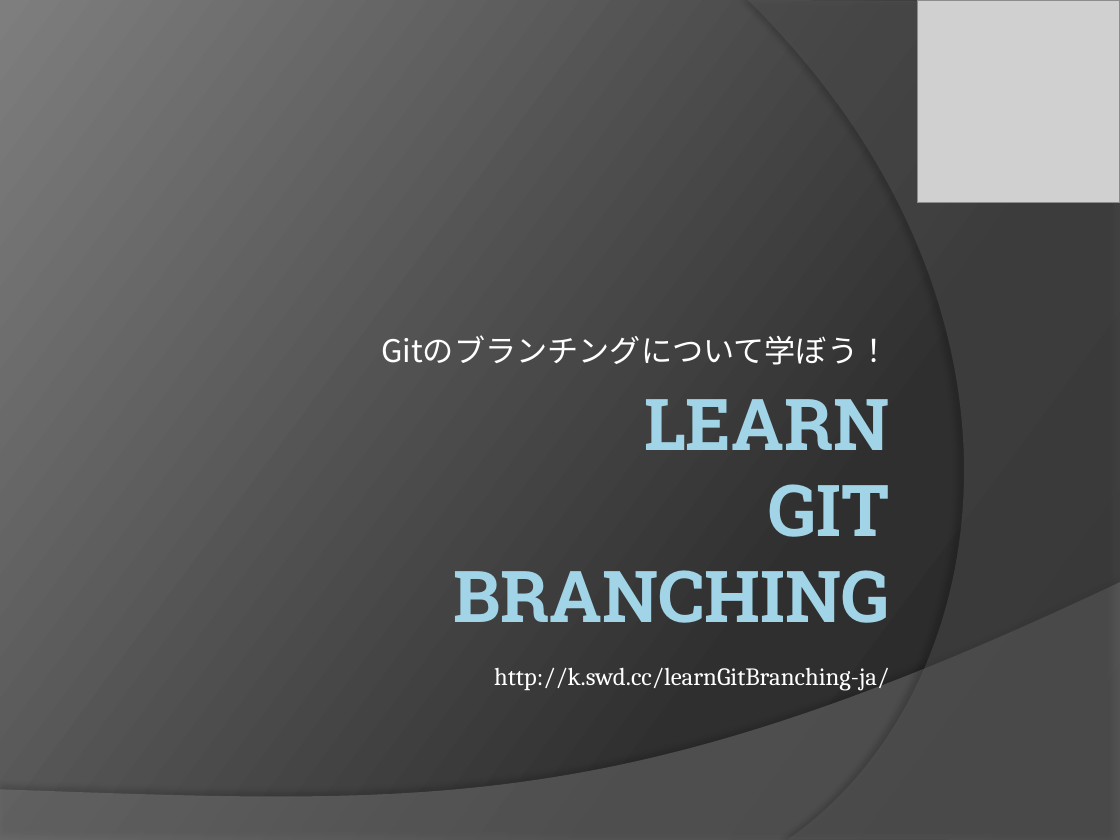
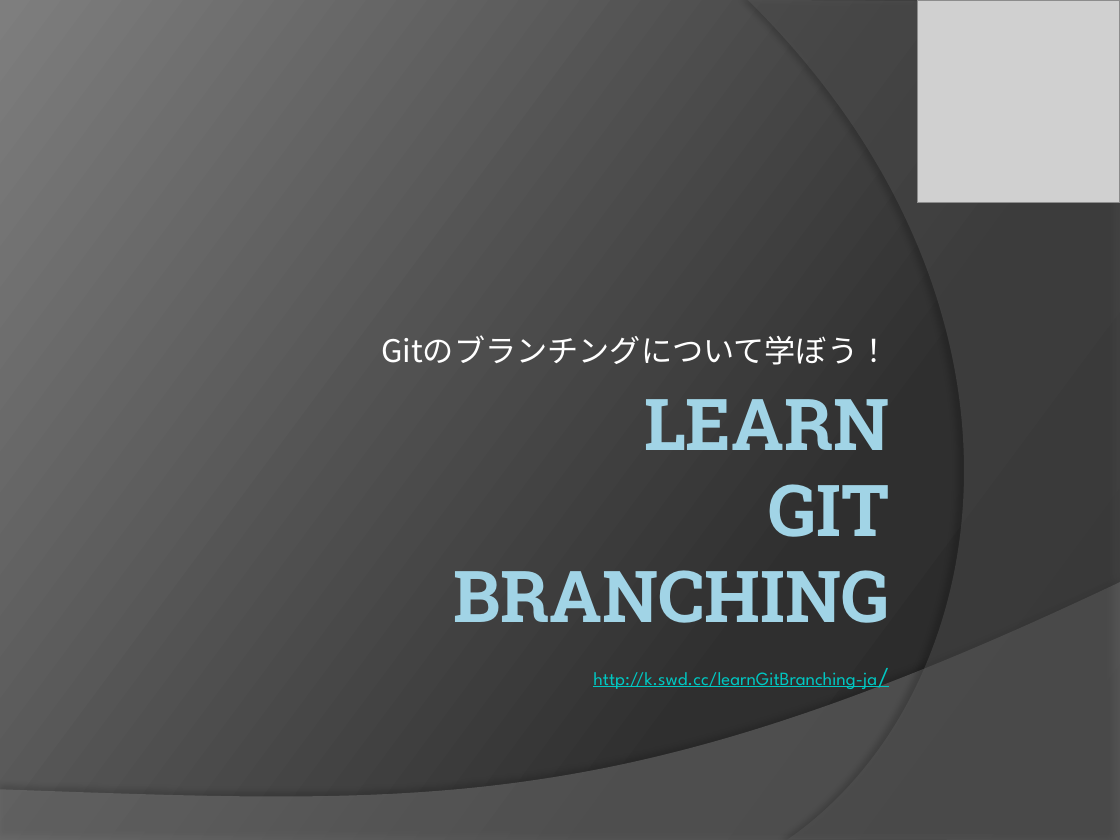
Before and after one commit to MeeTheCat/ichiji-okiba, a slide deck: slide 1 of LearnGitBranching.pptx. Drawn at 1120x840 pixels with LibreOffice and Linux fonts; fonts in the diff are those of the drawing; grey boxes stand for pictures. Boxes give left, top, right and bottom in pixels: in the first picture for what was removed or moved away, otherwise in the second. Text is boxed around its words. In the diff, an @@ line names an element or a change of style, - is before the commit and + after.

Commit message:
Add files via upload
表紙のURLをリンク

```diff
--- a/LearnGitBranching.pptx
+++ b/LearnGitBranching.pptx
@@ text "http://k.swd.cc/learnGitBranching-ja/" at [593, 672, 877, 689]: size 16 to 12 pt, font Cambria to League Spartan, text colour #FFFFFF to #00C8C3, underline on @@
```
